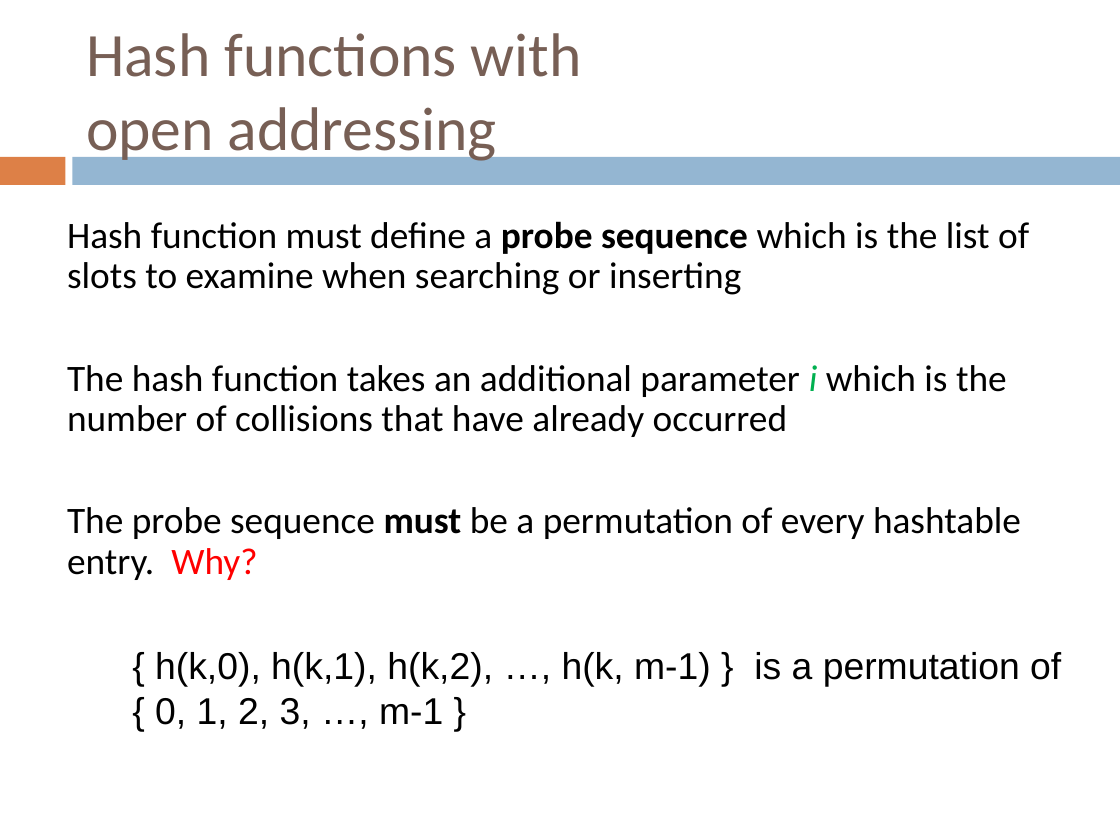
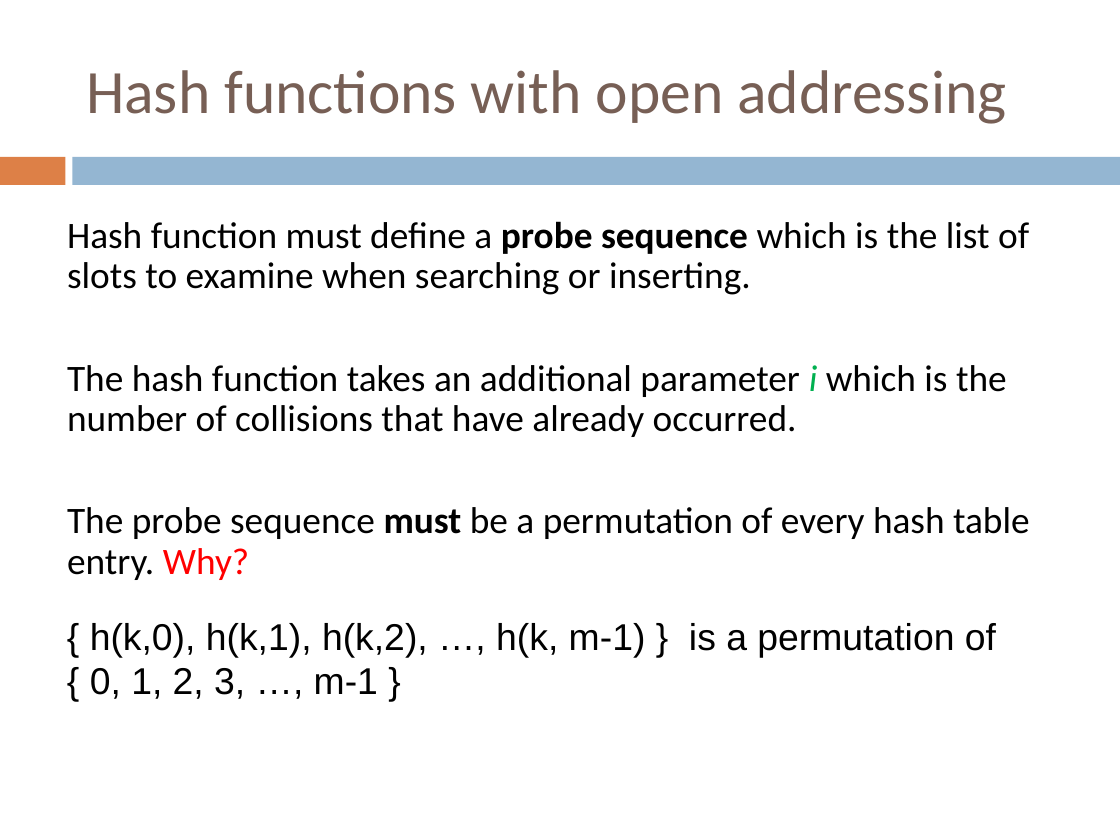
Before and after one commit to Collins-kariuk/Algorithms, a slide deck: slide 56 of Lectures/Lecture 16_Hashtables.pptx (slide 57 before the commit). Drawn at 1120x840 pixels with LibreOffice and Linux fonts; fonts in the diff are those of the drawing. Boxes give left, top, right and bottom in pixels: in the first picture for what was removed or moved away, otherwise in the second. Text is boxed around its words. In the diff, an @@ line names an element or a change of style, - is before the commit and + after.

Commit message:
Review Lecture 16_Hashtables

```diff
--- a/Lectures/Lecture 16_Hashtables.pptx
+++ b/Lectures/Lecture 16_Hashtables.pptx
@@ title "Hash functions with open addressing" rewrapped from bbox=[86, 33, 582, 165] to bbox=[86, 70, 1006, 124] @@
@@ text at bbox=[67, 221, 1030, 580]: text changed @@
-Hash function must define a probe sequence which is the list of slots to examine when searching or inserting
-The hash function takes an additional parameter i which is the number of collisions that have already occurred
-The probe sequence must be a permutation of every hashtable entry. Why?
+Hash function must define a probe sequence which is the list of slots to examine when searching or inserting.
+The hash function takes an additional parameter i which is the number of collisions that have already occurred.
+The probe sequence must be a permutation of every hash table entry. Why?
@@ text "{ h(k,0), h(k,1), h(k,2), …, ...": place and size @@
-text "{ h(k,0), h(k,1), h(k,2), …, ..." at bbox=[155, 652, 1061, 729]
+text "{ h(k,0), h(k,1), h(k,2), …, ..." at bbox=[90, 623, 996, 699]
```
Also in this commit, not shown: 24 other slides changed, 1 slide removed.
